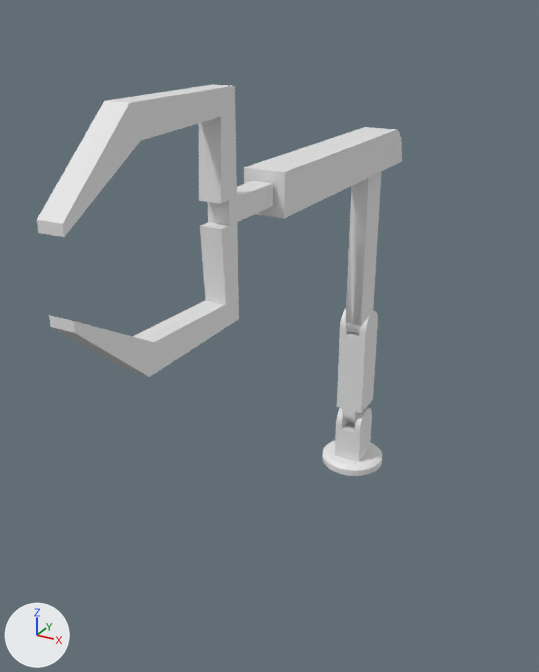
The FBX model Assets/Characters/Char1_Arm.fbx, before and after one commit.
Camera for both pictures: a 50 mm lens placed at (1.97, -5.02, 4.01), pointed at (-0.21, -1.06, 2.03). The axes (+X, +Y, +Z) are drawn at lower left. The lights are the same throughout. Where no turn or scale is listed for an object, it has been applied to the vertices.

Before the edit, the objects in view are built like this:
```python
me_cube_001 = bpy.data.meshes.new('Cube.001')
me_cube_001.from_pydata(...)  # 416 vertices, 394 faces; spans x -0.25..0.25, y -3.09..0.38, z -0.15..2.99
ob_arm = bpy.data.objects.new('ARM', me_cube_001)
ob_arm.location = (0.0, 0.0, 0.692)
```
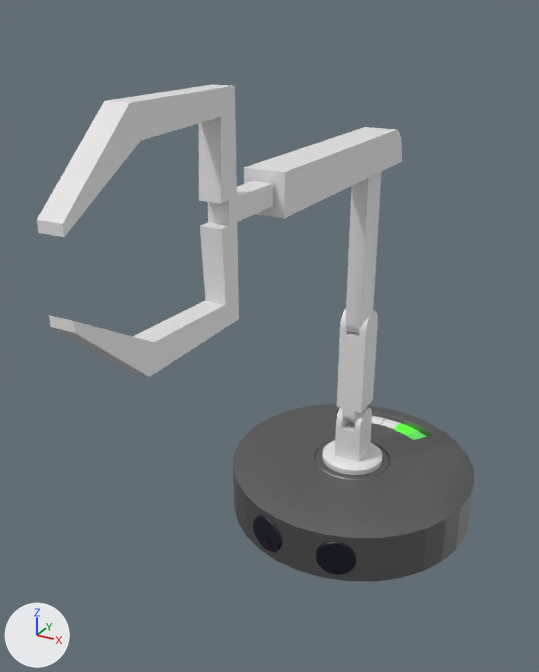
Where the change shows, as pixel boxes (x1, y1, x2, y2) in the pictures (539 x 672 px):
'Body', added
    after: (233, 404, 474, 581)
    faces in mat_body (grey #858585): (233, 404, 474, 581)
'Eyes', added (black)
    after: (253, 515, 357, 575)

The change, as a diff of the scene's bpy script:
```diff
--- a/Assets/Characters/Char1_Arm.fbx.py
+++ b/Assets/Characters/Char1_Arm.fbx.py
@@ mat_charge_indicator @@
+mat_charge_indicator = principled_material('Charge Indicator')
+mat_charge_indicator.base_color = (0.263, 0.8, 0.241)  # green #8ce787
+mat_charge_indicator.emission_color = (0.00531, 0.359, 0.0124)  # green #10a21d
+mat_charge_indicator.emission_strength = 1.0
@@ mat_charge_indicator_4 @@
+mat_charge_indicator_4 = principled_material('Charge Indicator 4')
+mat_charge_indicator_4.base_color = (0.8, 0.8, 0.8)  # white #e7e7e7
@@ mat_charge_indicator_2 @@
+mat_charge_indicator_2 = principled_material('Charge Indicator 2')
+mat_charge_indicator_2.base_color = (0.0453, 0.8, 0.0112)  # green #3ce71b
+mat_charge_indicator_2.emission_color = (0.0656, 1.0, 0.024)  # green #48ff2b
+mat_charge_indicator_2.emission_strength = 1.0
@@ mat_charge_indicator_5 @@
+mat_charge_indicator_5 = principled_material('Charge Indicator 5')
+mat_charge_indicator_5.base_color = (0.8, 0.8, 0.8)  # white #e7e7e7
@@ mat_body @@
+mat_body = principled_material('Body')
+mat_body.base_color = (0.233, 0.233, 0.233)  # grey #858585
+mat_body.metallic = 1.0
@@ mat_charge_indicator_6 @@
+mat_charge_indicator_6 = principled_material('Charge indicator 6')
+mat_charge_indicator_6.base_color = (0.8, 0.8, 0.8)  # white #e7e7e7
@@ mat_charge_indicator_3 @@
+mat_charge_indicator_3 = principled_material('Charge Indicator 3')
+mat_charge_indicator_3.base_color = (0.8, 0.8, 0.8)  # white #e7e7e7
@@ mat_material_002 @@
+mat_material_002 = principled_material('Material.002')
+mat_material_002.base_color = (0.0, 0.00075, 0.011)  # black #00021b
@@ me_cylinder @@
+me_cylinder.from_pydata(...)  # 3752 vertices, 3754 faces; spans x -1.0..1.0, y -1.0..1.0, z -0.22..0.22
+# faces by material slot: [3060, 116, 115, 115, 115, 116, 117]
+me_cylinder.materials.append(mat_body)  # grey #858585
+me_cylinder.materials.append(mat_charge_indicator)  # green #8ce787
+me_cylinder.materials.append(mat_charge_indicator_2)  # green #3ce71b
+me_cylinder.materials.append(mat_charge_indicator_3)  # white #e7e7e7
+me_cylinder.materials.append(mat_charge_indicator_4)  # white #e7e7e7
+me_cylinder.materials.append(mat_charge_indicator_5)  # white #e7e7e7
+me_cylinder.materials.append(mat_charge_indicator_6)  # white #e7e7e7
@@ me_cylinder_004 @@
+me_cylinder_004.from_pydata(...)  # 1024 vertices, 1032 faces; spans x -0.433..0.432, y -0.009..0.12, z -0.15..0.15
+me_cylinder_004.materials.append(mat_material_002)  # black #00021b
@@ ob_body @@
+ob_body = bpy.data.objects.new('Body', me_cylinder)
+ob_body.location = (0.0, 0.0, 0.327)
@@ ob_eyes @@
+ob_eyes = bpy.data.objects.new('Eyes', me_cylinder_004)
+ob_eyes.location = (0.0, -1.0, 0.32)
```
